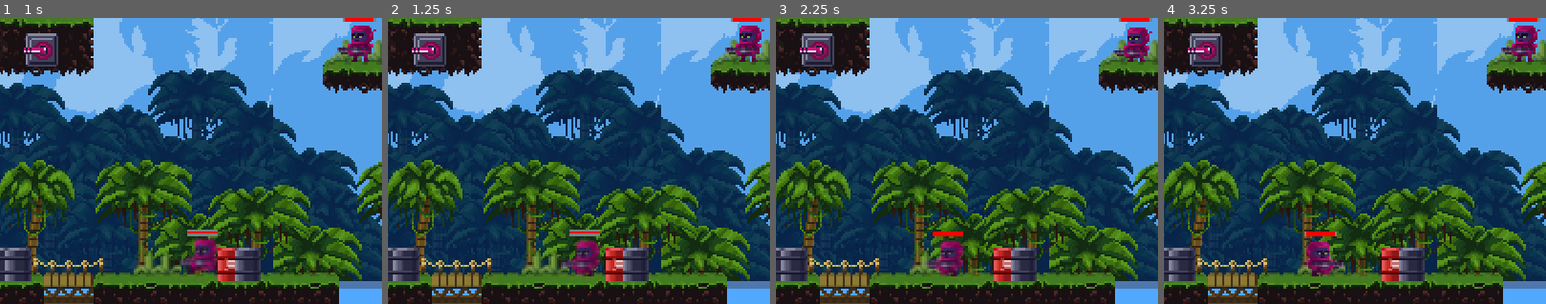
Above: before the commit, frames 1-4 (left to right).
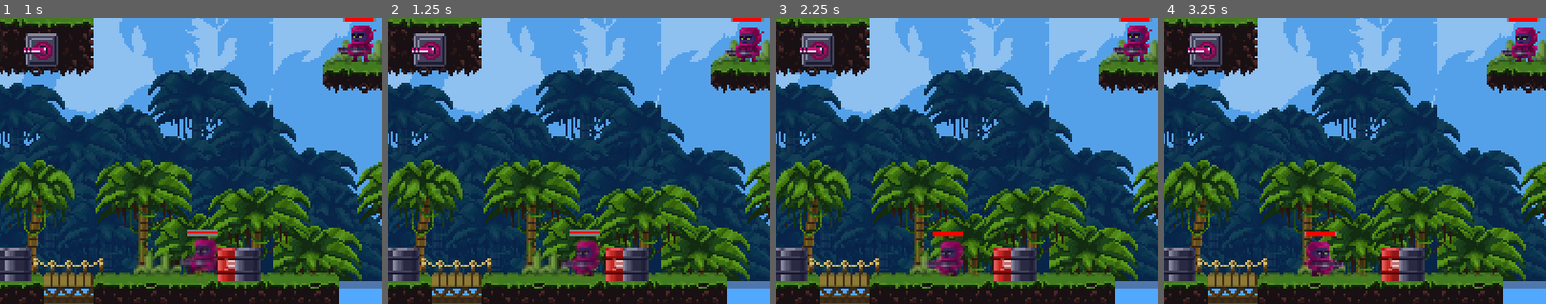
Above: after the commit, the same moments.

Repository: YugeCse/first-blood
Game: Godot game, scene res://scenes/tscns/splash_scene.tscn
The game is run twice, just before and just after one commit, with the same random seed, the same clock (stepped at 60 frames per second) and the same inputs. Sound files missing from this copy of the repository are replaced by a short silence.
Inputs:
- Up to frame 1 (1 s): tap Enter at 0.5 s; hold Right (ui_right) from 0.53 s (still down); tap Up (ui_up) at 0.77 s
- Up to frame 2 (1.25 s): keep holding Right (ui_right)
- Up to frame 3 (2.25 s): tap Up (ui_up) at 1.52 s; release Right (ui_right) at 2.03 s; hold Left (ui_left) from 2.03 s (still down)
- Up to frame 4 (3.25 s): release Left (ui_left) at 2.78 s; hold Right (ui_right) from 2.78 s (still down); tap Up (ui_up) at 3.02 s
The pictures show only the part of the screen within x 50-100%, y 31-81%; the shares and areas given below are measured in that part.

Frame 1 is identical in both runs. In frame 2, 0.6% of the frame differs, in the area x 88-99%, y 2-15%; in frame 3, 0.6%; in frame 4, 0.6%.

Commit message:
#更新一些细节

Diff:
--- a/sprites/scripts/barrel.gd
+++ b/sprites/scripts/barrel.gd
@@ -128,8 +128,9 @@
 ## 爆炸帧的变更事件
 func _on_bom_sprite_frame_changed():
 	var cur_rect = _get_bom_effect_area_rect()
-	#如果爆炸进度超过90%了，就不会造成伤害了
-	if bom_sprite.frame_progress < 0.9:
+	#如果爆炸进度超过60%了，就不会造成伤害了
+	#在小于60%这个阶段会对周边物品/人造成伤害
+	if bom_sprite.frame_progress < 0.6:
 		if not _is_neigbor_active:
 			_is_neigbor_active = true
 			var barrel_nodes = get_tree()\
--- a/sprites/scripts/turret.gd
+++ b/sprites/scripts/turret.gd
@@ -2,12 +2,16 @@
 class_name Turret extends StaticBody2D
 
 ## 生命血量
-@export_range(100, 500)
-var life_blood: float = 300
+@export_range(100, 300)
+var life_blood: float = 200
 
 ## 生命最大血量
 @export_range(100, 500)
-var life_boold_max: float = 300
+var life_boold_max: float = 500
+
+## 血量是否随机
+@export
+var life_blood_rand: bool = true
 
 ## 监视范围
 @export_range(100, 1000)
@@ -47,6 +51,7 @@
 var explosion_sprite_frames = preload('res://assets/anim/explosion_sprite_frames.tres')
 
 func _ready() -> void:
+	life_blood = randf_range(100, 300)
 	if life_boold_max < life_blood:
 		life_boold_max = life_blood
 	_update_spy_area() #更新监视范围
--- a/sprites/tscns/enemy.tscn
+++ b/sprites/tscns/enemy.tscn
@@ -222,7 +222,7 @@
 
 [node name="Enemy" type="CharacterBody2D" node_paths=PackedStringArray("sprite", "collision_shape") groups=["Enemy"]]
 collision_layer = 8
-collision_mask = 19
+collision_mask = 531
 platform_on_leave = 2
 script = ExtResource("1_u2tar")
 sprite = NodePath("AnimatedSprite")
@@ -236,7 +236,7 @@
 sprite_frames = SubResource("SpriteFrames_vnllh")
 animation = &"idle"
 autoplay = "idle"
-frame_progress = 0.5084509
+frame_progress = 0.01965737
 flip_h = true
 
 [node name="BodyArea2D" type="Area2D" parent="."]
--- a/sprites/tscns/turret.tscn
+++ b/sprites/tscns/turret.tscn
@@ -147,7 +147,7 @@
 
 [node name="Turret" type="StaticBody2D" groups=["Enemy"]]
 collision_layer = 4
-collision_mask = 17
+collision_mask = 529
 script = ExtResource("1_44tbv")
 
 [node name="Sprite2D" type="AnimatedSprite2D" parent="."]
